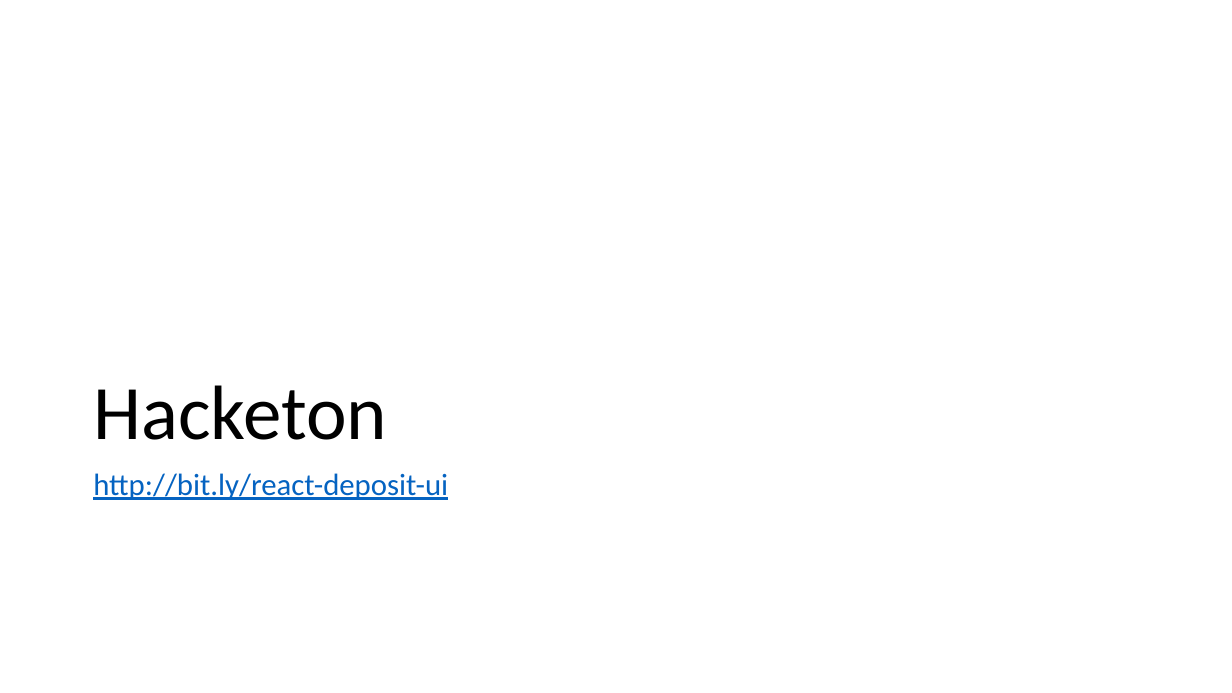
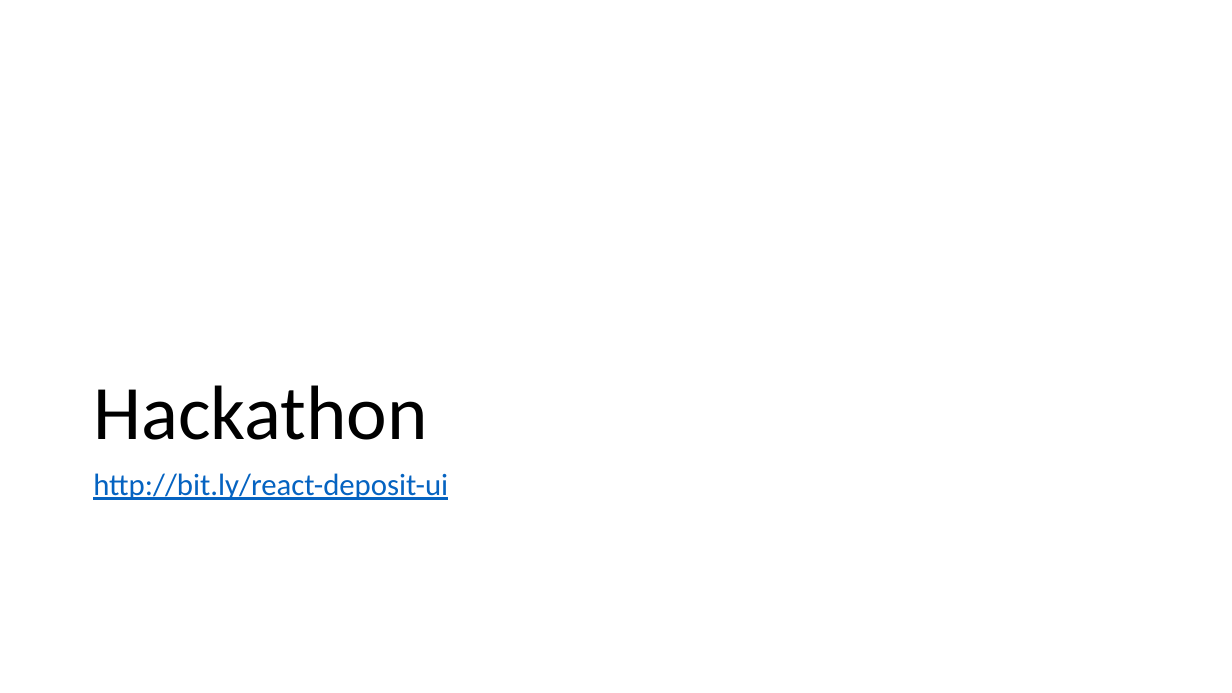
Before and after one commit to rvanheest-DANS-KNAW/course-react, a slide deck: slide 3 of easy-deposit-ui-basics/Presentation.pptx. Drawn at 1232x693 pixels with LibreOffice and Linux fonts; fonts in the diff are those of the drawing. Boxes give left, top, right and bottom in pixels: in the first picture for what was removed or moved away, otherwise in the second. Text is boxed around its words. In the diff, an @@ line names an element or a change of style, - is before the commit and + after.

Commit message:
fix typos in slides + pdf export of slides

```diff
--- a/easy-deposit-ui-basics/Presentation.pptx
+++ b/easy-deposit-ui-basics/Presentation.pptx
@@ title at <box>93,385,427,440</box>: text changed @@
-Hacketon
+Hackathon
```
Also in this commit, not shown: 2 other slides changed, 1 other file.
